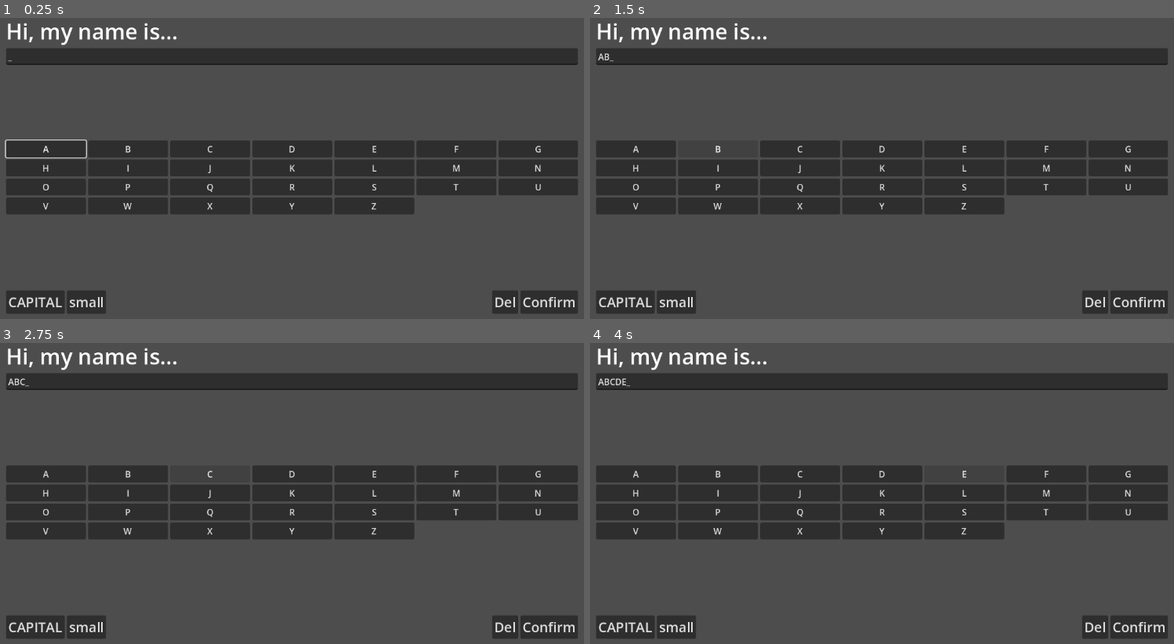
Above: before the commit, frames 1-4 (two rows, left to right).
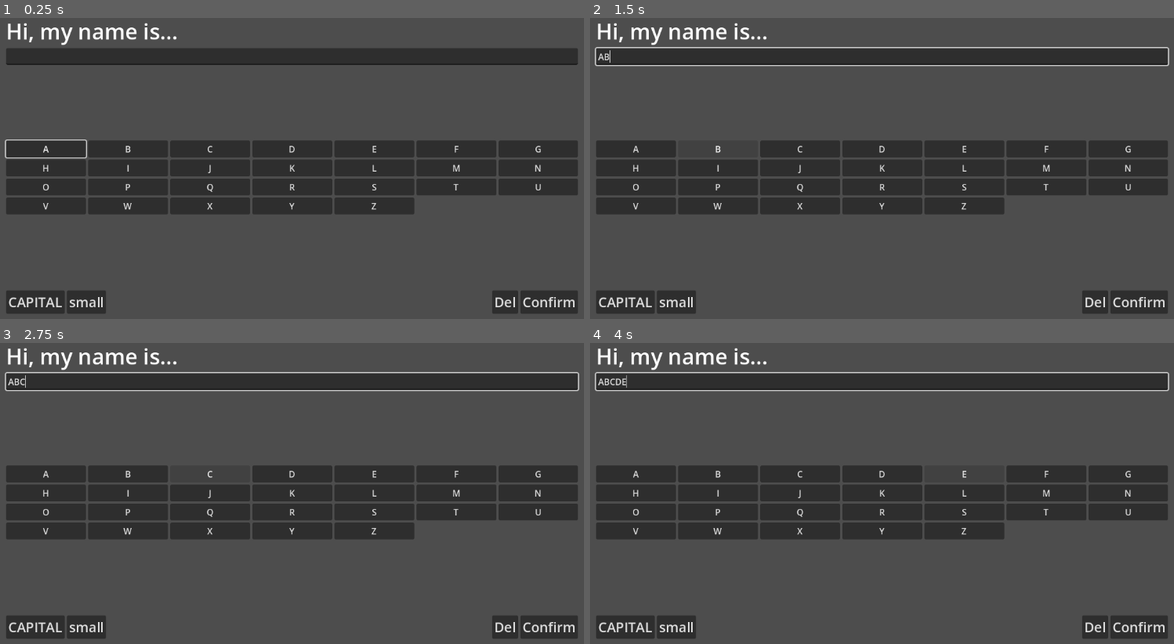
Above: after the commit, the same moments.

Repository: Jose-Prince/UVG-Tesis-Game
Game: Godot game, scene res://Scenes/input_system.tscn
Two runs of this game, one before a commit and one after it. Both use one fixed random seed, a clock stepped at 60 frames per second and the inputs below. This scene is started directly instead of the project's main scene.
Inputs:
- Up to frame 1 (0.25 s): no input
- Up to frame 2 (1.5 s): click "A" at 0.5 s; click "B" at 1.25 s
- Up to frame 3 (2.75 s): click "C" at 2 s
- Up to frame 4 (4 s): click "D" at 2.75 s; click "E" at 3.5 s

The runs differ from the first frame. In frame 1, less than 0.1% of the frame differs, in the area x 1-3%, y 14-15%; in frame 2, 1.1%, in the area x 0-100%, y 9-17%; in frame 3, 1.1%; in frame 4, 1.1%.

Commit message:
Feat: focus button with keyboard

Diff:
--- a/Scripts/name_entry.gd
+++ b/Scripts/name_entry.gd
@@ -5,6 +5,8 @@
 	"J","K","L","M","N","O","P","Q","R",
 	"S","T","U","V","W","X","Y","Z",
 ]
+
+var key_to_button := {}
 
 var written_name := ""
 var is_uppercase := true
@@ -19,8 +21,11 @@
 @onready var del_button: Button = $MarginContainer/VBoxContainer/BottomButtons/HBoxContainer/DelButton
 @onready var confirm_button: Button = $MarginContainer/VBoxContainer/BottomButtons/HBoxContainer/ConfirmButton
 
+
 # Called when the node enters the scene tree for the first time.
 func _ready() -> void:
+	name_edit.text_changed.connect(_on_name_edit_changed)
+
 	for key in keys:
 		var btn = Button.new()
 
@@ -32,6 +37,7 @@
 		btn.pressed.connect(_on_letter_pressed.bind(btn))
 
 		letter_buttons.append(btn)
+		key_to_button[key] = btn
 		letter_grid.add_child(btn)
 
 	capital_button.pressed.connect(_on_capital_pressed)
@@ -47,15 +53,28 @@
 	update_name_label()
 
 func _input(event: InputEvent) -> void:
-	if event.is_pressed() && not event.is_echo():
+	if event is InputEventKey && event.is_pressed() && not event.is_echo():
 		name_edit.grab_focus()
+
+		var key_name = OS.get_keycode_string(event.keycode)
+		print("You pressed: ", key_name)
+
+		if key_name in key_to_button:
+
+			var selected_btn = key_to_button[key_name]
+			selected_btn.grab_focus()
+
+			written_name += key_name
+
+		update_name_label()
 
 func _on_letter_pressed(btn: Button):
 	if written_name.length() >= 10:
 		return
 
-	written_name+= btn.text
+	written_name += btn.text
 	update_name_label()
+	name_edit.grab_focus()
 
 func _on_capital_pressed():
 	is_uppercase = true
@@ -83,7 +102,8 @@
 	# TODO guardar nombre jugador / café
 
 func update_name_label():
-	name_edit.text = written_name + "_"
+	name_edit.text = written_name
+	name_edit.caret_column = written_name.length()
 
 func setup_focus_navigation():
 	var cols = letter_grid.columns
@@ -117,3 +137,12 @@
 	del_button.focus_neighbor_right = del_button.get_path_to(confirm_button)
 
 	confirm_button.focus_neighbor_left = confirm_button.get_path_to(del_button)
+
+func _on_name_edit_changed(new_text: String):
+
+	written_name = new_text.replace("_", "")
+
+	if written_name.length() > 10:
+		written_name = written_name.substr(0, 10)
+
+	update_name_label()
